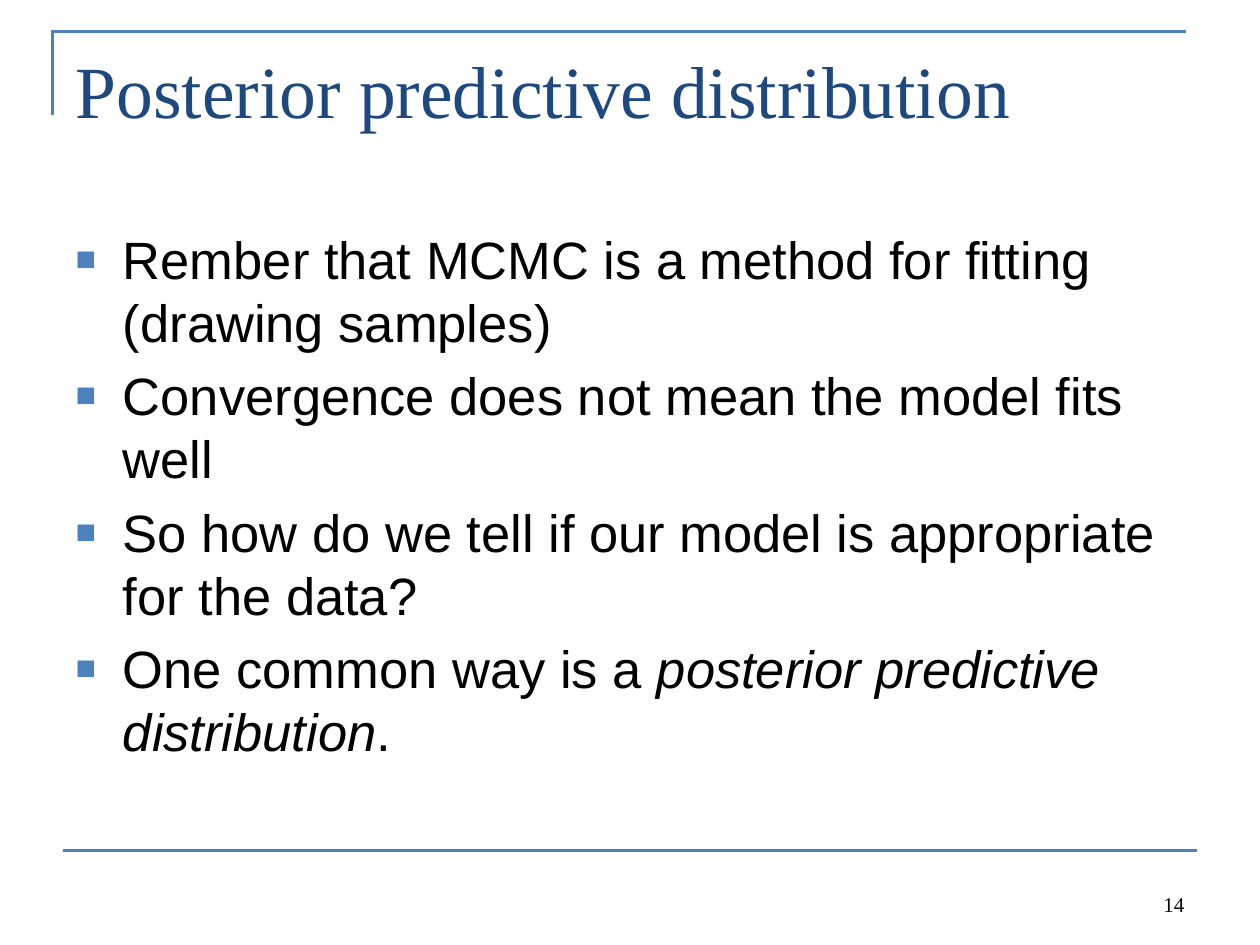
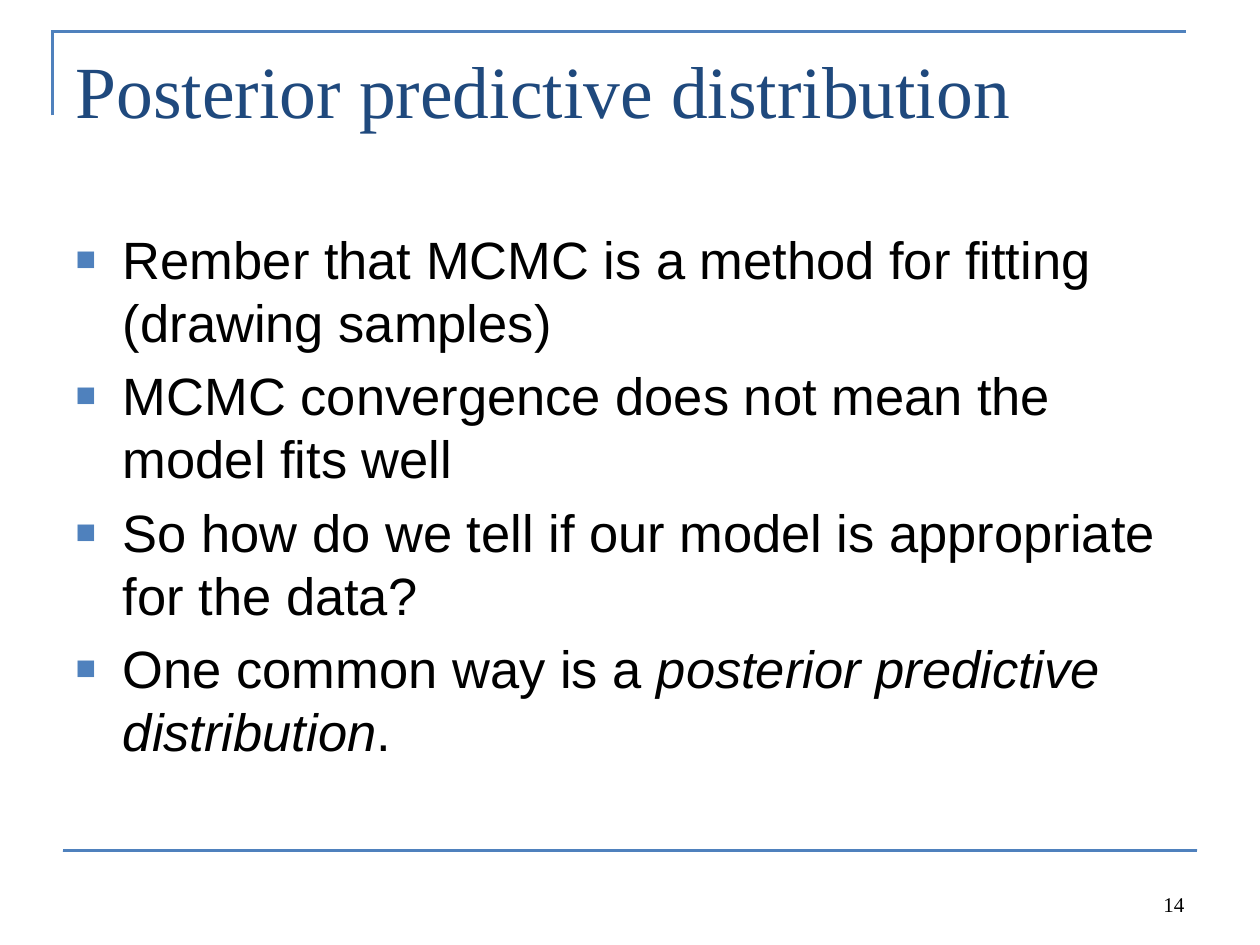
Before and after one commit to colemonnahan/bayes_workshop, a slide deck: slide 14 of dia3/lecture3_modeling.pptx. Drawn at 1260x945 pixels with LibreOffice and Linux fonts; fonts in the diff are those of the drawing. Boxes give left, top, right and bottom in pixels: in the first picture for what was removed or moved away, otherwise in the second. Text is boxed around its words. In the diff, an @@ line names an element or a change of style, - is before the commit and + after.

```diff
--- a/dia3/lecture3_modeling.pptx
+++ b/dia3/lecture3_modeling.pptx
@@ text at (123,377,1050,479): text changed @@
-■ Convergence does not mean the model fits well
+■ MCMC convergence does not mean the model fits well
```
Also in this commit, not shown: 4 other files.
